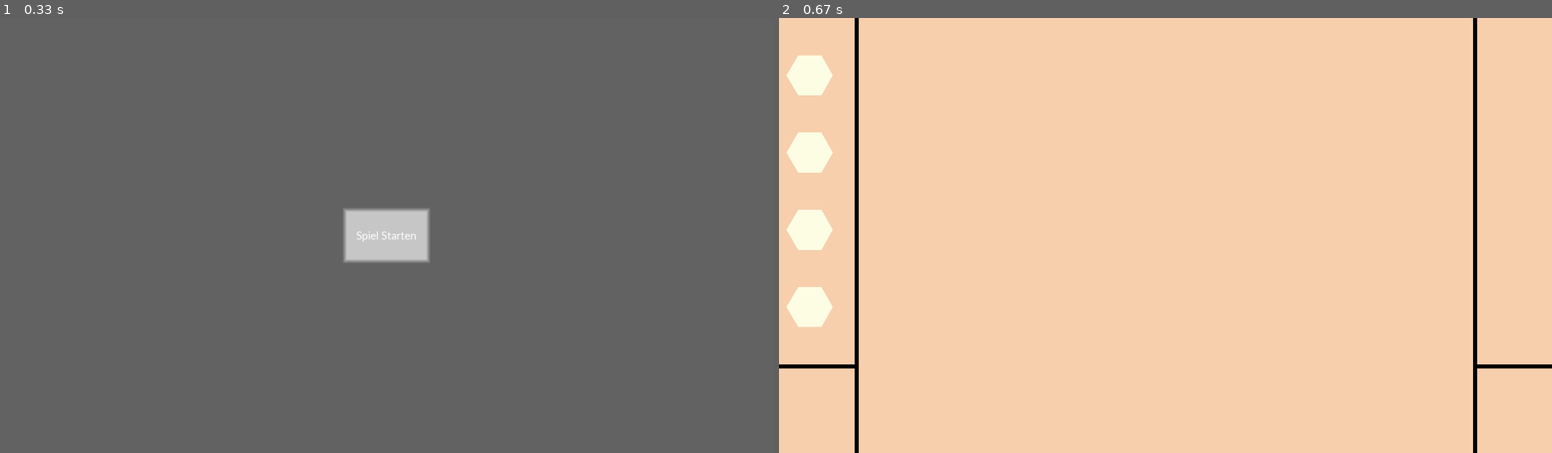
Above: before the commit, frames 1-2 (left to right).
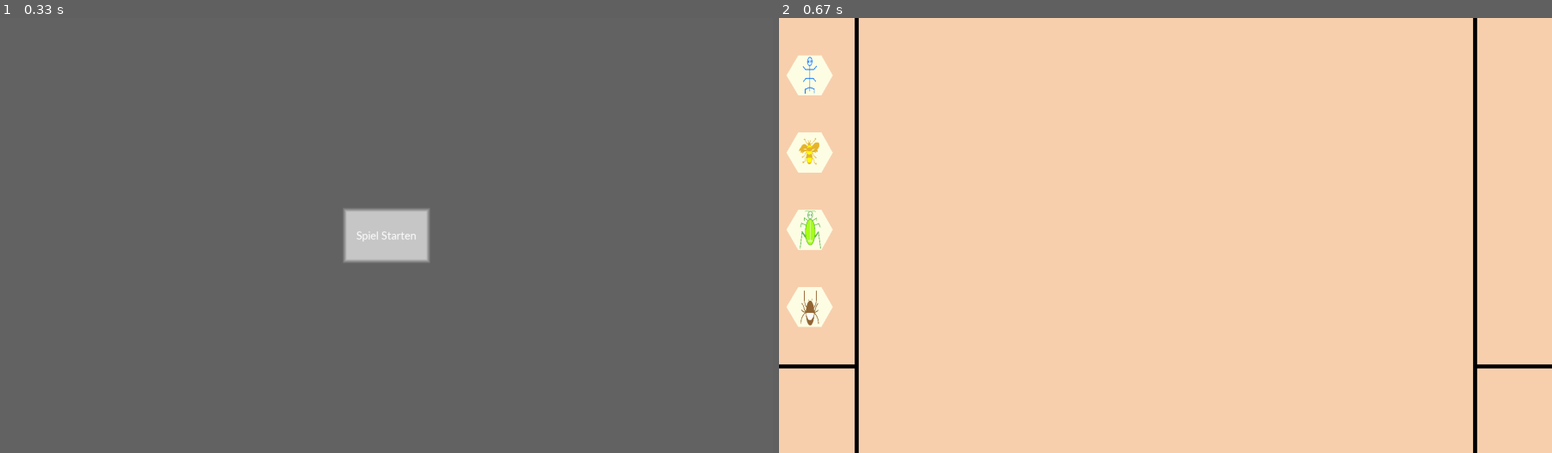
Above: after the commit, the same moments.

Repository: donnyhai/games
Game: pygame game, started from window.py
The game is run twice, just before and just after one commit, with the same random seed, the same clock (stepped at 60 frames per second) and the same inputs.
Inputs (mouse positions are in pixels of both pictures, inside the frame that each line leads up to):
- Up to frame 1 (0.33 s): no input
- Up to frame 2 (0.67 s): click (1165, 235) at 0.38 s

Frame 1 is identical in both runs. In frame 2, 0.3% of the frame differs, in the area x 2-6%, y 8-71%.

Commit message:
[S] 3108:11
stones with images are shown on the left side.
have to mirror it on the rigft side

Diff:
--- a/creating_board.py
+++ b/creating_board.py
@@ -1,20 +1,17 @@
 import pygame, os, hexagon_stone as hs
 
 
-hive_paths = [os.path.join("hive", "pictures", "ant.png"), os.path.join("hive", "pictures", "bee.png"),
-               os.path.join("hive", "pictures", "hopper.png"), os.path.join("hive", "pictures", "spider.png")]
-
 def white_background(surface, window_size):
-    s1 = pygame.Surface(window_size)  # the size of rect rect
-    s1.fill((255,255,255))           # this fills the entire surface
+    s1 = pygame.Surface(window_size)  # the size of the surface
+    s1.fill((255,255,255))           # fill the entire surface
     surface.blit(s1, (0,0))    # (0,0) are the top-left coordinates
 
 def color_background(surface, color, alpha_value, window_size):
     white_background(surface, window_size)
-    s = pygame.Surface(window_size)  # the size of your rect
-    s.set_alpha(alpha_value)                # alpha level
-    s.fill(color)           # this fills the entire surface
-    surface.blit(s, (0,0))    # (0,0) are the top-left coordinates
+    s = pygame.Surface(window_size)
+    s.set_alpha(alpha_value)
+    s.fill(color)
+    surface.blit(s, (0,0))
 
 def set_ingame_frame(surface):
     surface_width = surface.get_width()
@@ -41,23 +38,70 @@
 #    spider2 = hs.hexagon_stone(hexa_size, (frame_x_size/3, 3*y_distance + 2*hexa_size) , surface, "spider", player_color)
 #    bee = hs.hexagon_stone(hexa_size, (frame_x_size/3, 4*y_distance + 3*hexa_size) , surface, "bee", player_color)
 
-def draw_insects(surface, color):
+
+
+hive_paths = [os.path.join("pictures", "ant.png"), os.path.join("pictures", "bee.png"),
+               os.path.join("pictures", "hopper.png"), os.path.join("pictures", "spider.png")]
+
+def draw_insects_hexa(surface, color):
+
+    #calculating constants relativly to surface size
     surface_width = surface.get_width()
     surface_height = surface.get_height()*0.8
     frame_x_size = surface_width*0.1
     hexa_size = int(frame_x_size*0.3)
     y_distance = int((surface_height-4*hexa_size*3**(0.5))/5)
-    ant = hs.hexagon_stone(hexa_size, surface,(frame_x_size/4, y_distance), "ant", color)
-    hopper = hs.hexagon_stone(hexa_size , surface,(frame_x_size/4, 2*y_distance + hexa_size*3**(0.5)), "hopper", color)
-    spider = hs.hexagon_stone(hexa_size , surface,(frame_x_size/4, 3*y_distance + 2*hexa_size*3**(0.5)), "spider", color)
-    bee = hs.hexagon_stone(hexa_size, surface,(frame_x_size/4, 4*y_distance + 3 * hexa_size*3**(0.5)), "bee", color)
 
-    ant.draw_stone((frame_x_size/4, y_distance))
-    hopper.draw_stone((frame_x_size/4, 2*y_distance + hexa_size*3**(0.5)))
-    spider.draw_stone((frame_x_size/4, 3*y_distance + 2*hexa_size*3**(0.5)))
-    bee.draw_stone((frame_x_size/4, 4*y_distance + 3 * hexa_size*3**(0.5)))
+    ant_position = (frame_x_size*0.25, y_distance)
+    hopper_position = (frame_x_size/4, 2*y_distance + hexa_size*3**(0.5))
+    spider_position = (frame_x_size/4, 3*y_distance + 2*hexa_size*3**(0.5))
+    bee_position = (frame_x_size/4, 4*y_distance + 3*hexa_size*3**(0.5))
 
-#try showing an image on screen AFTER pressing left mousekey
+    #create/initialize one stone of each type
+    ant = hs.hexagon_stone(hexa_size, surface, ant_position, "ant", color)
+    hopper = hs.hexagon_stone(hexa_size , surface,hopper_position, "hopper", color)
+    spider = hs.hexagon_stone(hexa_size , surface, spider_position, "spider", color)
+    bee = hs.hexagon_stone(hexa_size, surface,bee_position , "bee", color)
+
+    #draw the hexagons
+    ant.draw_stone(ant_position)
+    hopper.draw_stone(hopper_position)
+    spider.draw_stone(spider_position)
+    bee.draw_stone(bee_position)
+
+def draw_insects_images(surface):
+    surface_width = surface.get_width()
+    surface_height = surface.get_height()*0.8
+    frame_x_size = surface_width*0.1
+    hexa_size = int(frame_x_size*0.3)
+    y_distance = int((surface_height-4*hexa_size*3**(0.5))/5)
+
+    ant_position = (frame_x_size*0.25, y_distance)
+    hopper_position = (frame_x_size/4, 2*y_distance + hexa_size*3**(0.5))
+    spider_position = (frame_x_size/4, 3*y_distance + 2*hexa_size*3**(0.5))
+    bee_position = (frame_x_size/4, 4*y_distance + 3*hexa_size*3**(0.5))
+
+    #loading the images
+    ant_image = pygame.image.load(hive_paths[0])
+    hopper_image = pygame.image.load(hive_paths[1])
+    spider_image = pygame.image.load(hive_paths[2])
+    bee_image = pygame.image.load(hive_paths[3])
+
+    #scale them for fitting in hexagon
+    ant_image = pygame.transform.scale(ant_image, (hexa_size, int(hexa_size * 3**(0.5))))
+    hopper_image = pygame.transform.scale(hopper_image, (hexa_size, int(hexa_size * 3**(0.5))))
+    spider_image = pygame.transform.scale(spider_image, (hexa_size, int(hexa_size * 3**(0.5))))
+    bee_image = pygame.transform.scale(bee_image, (hexa_size, int(hexa_size * 3**(0.5))))
+
+    #blit them to the screen
+    surface.blit(ant_image, ant_position)
+    surface.blit(hopper_image, hopper_position)
+    surface.blit(spider_image, spider_position)
+    surface.blit(bee_image, bee_position)
+
+
+
+
 #test_image = pygame.image.load(os.path.join("hive", "pictures", "ant.png"))
 #test_image = pygame.transform.scale(test_image, (100, 150))
 #test_image_position = (test_image.get_width(), test_image.get_height())
--- a/window.py
+++ b/window.py
@@ -51,7 +51,8 @@
                     pygame.display.set_caption("Spielbrett")
                     cb.color_background(showed_display, background_color2, 128, window_size)
                     cb.set_ingame_frame(showed_display)
-                    cb.draw_insects(showed_display,(255,255,230))
+                    cb.draw_insects_hexa(showed_display,(255,255,230))
+                    cb.draw_insects_images(showed_display)
                     start_game_mode = False
                 else:
                     print("Spiel wird nicht gestartet")
